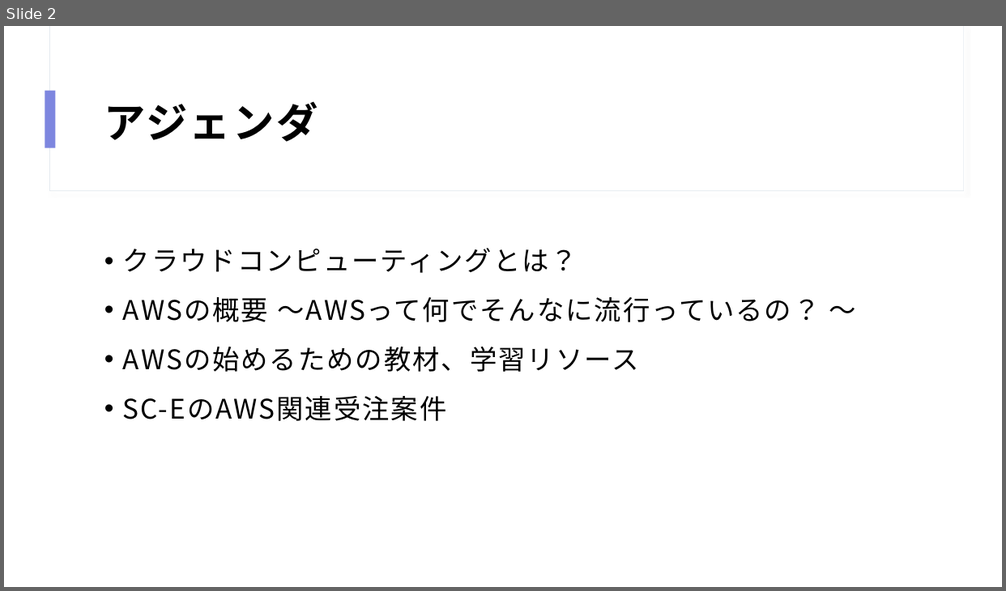
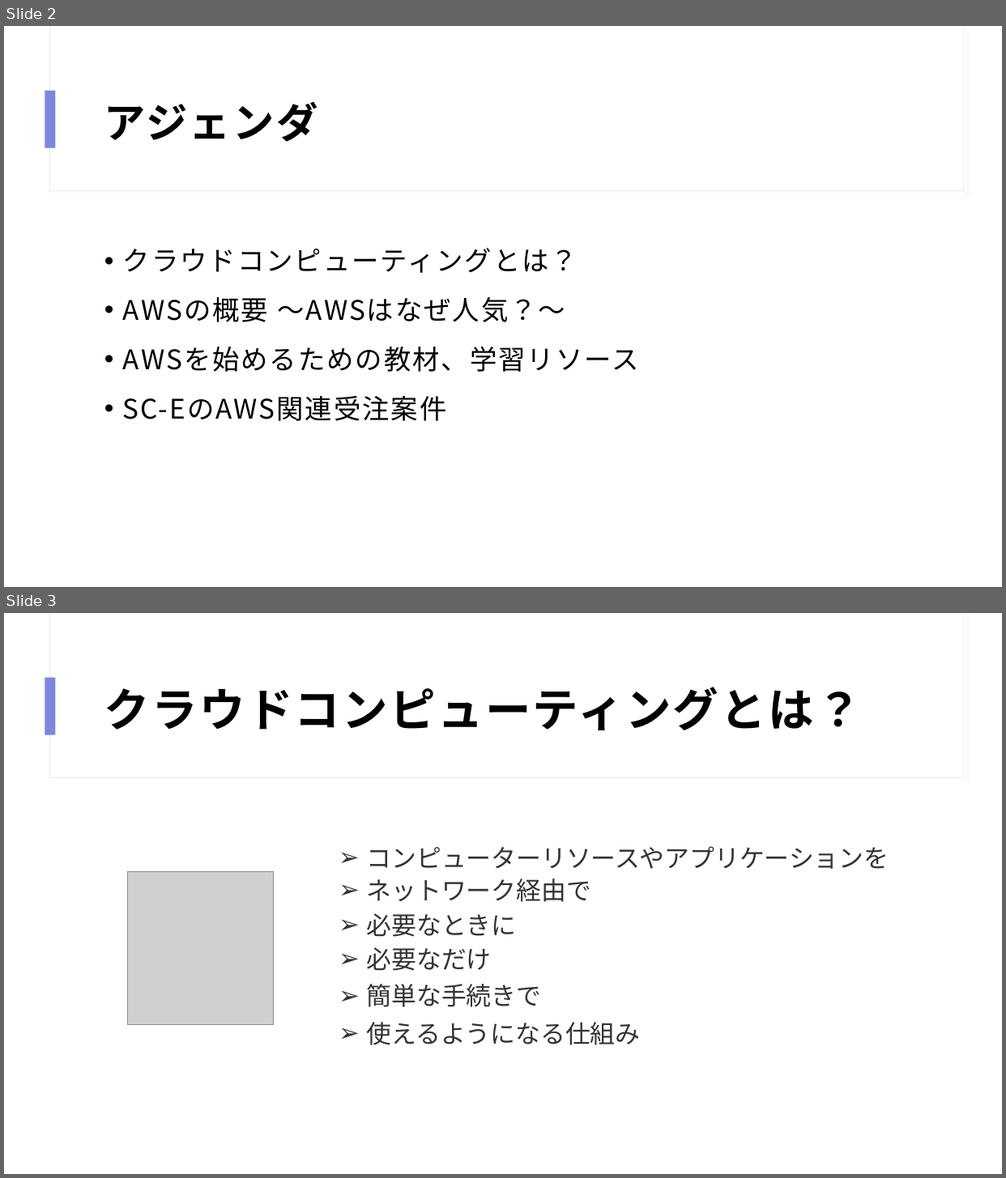
Before and after one commit to HiroyukiShimoda/itms8, a slide deck: cloud-aws.pptx. Shown one above the other, each under a label of ours: slide 2 before the commit, slides 2 and 3 after it. The pictures are 1006x591 and 1006x1178 pixels, drawn with LibreOffice and Linux fonts; fonts in the diff are those of the drawing; grey boxes stand for pictures. Boxes give left, top, right and bottom in pixels: in the first picture for what was removed or moved away, otherwise in the second. Text is boxed around its words. In the diff, an @@ line names an element or a change of style, - is before the commit and + after.

```diff
--- a/cloud-aws.pptx
+++ b/cloud-aws.pptx
@@ slide 3 added at [4,613,1002,1174], background #FFFFFF; not listed: 3 template elements that a slide beside it also shows @@
@@ title added at [104,687,862,730], 44 pt, text #000000, bold @@
+クラウドコンピューティングとは？
@@ text added at [367,846,889,869], 24 pt, text #333333 @@
+➢ コンピューターリソースやアプリケーションを
@@ picture added at [127,871,274,1024] @@
@@ text added at [367,879,591,902], 24 pt, text #333333 @@
+➢ ネットワーク経由で
@@ text added at [367,914,517,937], 24 pt, text #333333 @@
+➢ 必要なときに
@@ text added at [367,948,492,971], 24 pt, text #333333 @@
+➢ 必要なだけ
@@ text added at [367,984,542,1007], 24 pt, text #333333 @@
+➢ 簡単な手続きで
@@ text added at [367,1022,641,1046], 24 pt, text #333333 @@
+➢ 使えるようになる仕組み
@@ slide 2 changed as well @@
@@ text at [123,297,639,372]: text changed @@
-• AWSの概要 ～AWSって何でそんなに流行っているの？ ～
-• AWSの始めるための教材、学習リソース
+• AWSの概要 ～AWSはなぜ人気？～
+• AWSを始めるための教材、学習リソース
```
Also in this commit, not shown: 7 other slides changed, 13 other slides added, 3 slides removed.
